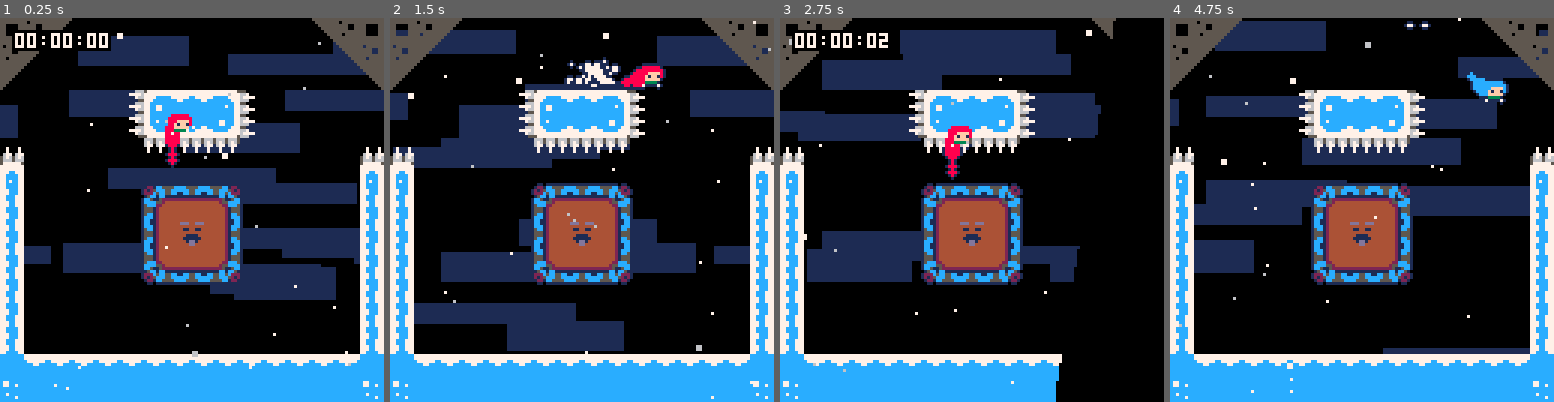
Above: before the commit, frames 1-4 (left to right).
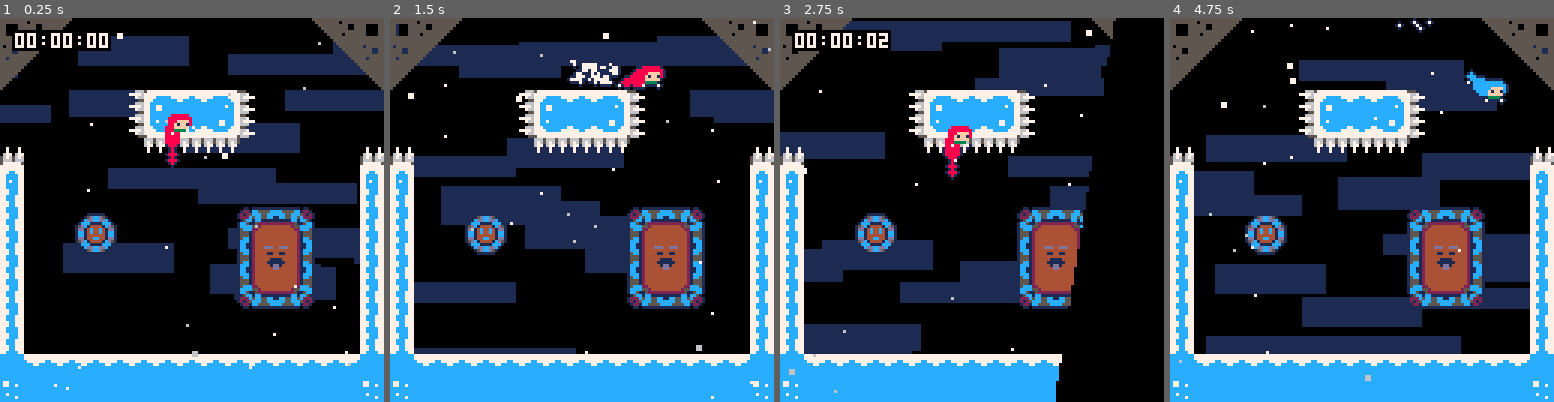
Above: after the commit, the same moments.

Repository: CelesteClassic/newleste.p8
Game: PICO-8 cartridge reflection.p8
Same seed, same stepped clock (60 frames per second), same inputs: the game is played once before the commit and once after it.
Inputs:
- Up to frame 1 (0.25 s): no input
- Up to frame 2 (1.5 s): tap X (X key) at 0.33, 1.07 s; tap O (Z key) at 0.7 s
- Up to frame 3 (2.75 s): hold Right 1.6-2.1 s; tap O (Z key) at 1.7, 2.1, 2.5 s; tap X (X key) at 1.85 s; hold Up 2.15-2.42 s; hold Right from 2.47 s (still down)
- Up to frame 4 (4.75 s): tap O (Z key) every 0.4 s from 2.9 to 4.5 s; tap X (X key) at 2.97, 4.08 s; release Right at 3.03 s; hold Left 3.08-3.58 s; hold Down 3.63-3.97 s; hold Right 4.02-4.68 s; hold Up from 4.73 s (still down)

The runs differ from the first frame. In frame 1, 13% of the frame differs, in the area x 0-83%, y 8-76%; in frame 2, 32%; in frame 3, 31%; in frame 4, 40%, in the area x 0-99%, y 0-98%.

Commit message:
ported bumpers from old cart, with a few small tweaks

Diff:
--- a/reflection.p8
+++ b/reflection.p8
@@ -761,6 +761,52 @@
 
 }
 
+bumper={
+  init=function(this)
+    this.hitbox=rectangle(1,1,14,14)
+    this.hittimer=0
+    this.outline=false
+  end,
+  update=function(this)
+    if this.hittimer>0 then
+      this.hittimer-=1
+      if this.hittimer==0 then
+        this.init_smoke(4,4)
+      end
+    else
+      local hit=this.player_here()
+      if hit then
+        hit.init_smoke()
+        local dx,dy=this.x+8-(hit.x+4),this.y+8-(hit.y+4)
+        local angle=atan2(dx,dy)
+        hit.spd = abs(dx) > abs(dy) and vector(sign(dx)*-2.8,-2) or --  -3.5*(cos(0.9),sin(0.9))
+                 vector(-3*cos(angle),-3*sin(angle))
+        hit.dash_time,hit.djump=-1,max_djump
+        this.hittimer=20
+      end
+    end
+  end,
+  draw=function(this)
+    local x,y=this.x+8,this.y+8
+		if this.hittimer>0 then
+			pal(12, 1)
+			pal(4, 2)
+			if this.hittimer > 17 then
+				circ(x, y, 26-this.hittimer, 7)
+				circfill(x, y, 25-this.hittimer, 1)
+				if this.hittimer > 19 then
+					rectfill(x-4, y-9, x+4, y+9, 7)
+					rectfill(x-9, y-4, x+9, y+4, 7)
+				end
+			end
+		end
+		spr(68, this.x, this.y, 2, 2)
+		pal()
+		if this.hittimer == 1 then
+			circfill(x, y, 4, 6)
+		end
+  end
+}
 
 psfx=function(num)
   if sfx_timer<=0 then
@@ -778,8 +824,10 @@
   [12]=fly_fruit,
   [15]=refill,
   [23]=fall_floor,
-  [64]=kevin
+  [64]=kevin,
+  [68]=bumper
 }
+
 
 -- [object functions]
 
@@ -1369,20 +1417,20 @@
 777cc777777777777777777777777777777777777777777777777777777cc777ccccc7cc55555550055555555555555555555555000000000000000000000000
 77cccc7757777777777777777777777557777777777777777777777557777775cccccccc55555555555555555555555555555555000000000000000000000000
 0220cc5555cccc55ddd00dddddd00ddd000000000000000000000000000000000000000000000000000000000000000000000000000000000000000000000000
-2125ccc55cccccc50000000000000000000000000000000000000000000000000000000000000000000000000000000000000000000000000000000000000000
-222c5cc55cc11cc5011001100cc00cc0000000000000000000000000000000000000000000000000000000000000000000000000000000000000000000000000
-05cc1cc111111111000000000cc00cc0000000000000000000000000000000000000000000000000000000000000000000000000000000000000000000000000
-cc511522222222220011110000111100000000000000000000000000000000000000000000000000000000000000000000000000000000000000000000000000
-cccc5524444444440111111001d11d10000000000000000000000000000000000000000000000000000000000000000000000000000000000000000000000000
-5ccc224444444444001dd10001d11d10000000000000000000000000000000000000000000000000000000000000000000000000000000000000000000000000
-5551244444444444000dd00000111100000000000000000000000000000000000000000000000000000000000000000000000000000000000000000000000000
-55512444000000000000000000000000000000000000000000000000000000000000000000000000000000000000000000000000000000000000000000000000
-5cc12444000000000000000000000000000000000000000000000000000000000000000000000000000000000000000000000000000000000000000000000000
-ccc12444000000000000000000000000000000000000000000000000000000000000000000000000000000000000000000000000000000000000000000000000
-cc112444000000000000000000000000000000000000000000000000000000000000000000000000000000000000000000000000000000000000000000000000
-cc112444000000000000000000000000000000000000000000000000000000000000000000000000000000000000000000000000000000000000000000000000
-ccc12444000000000000000000000000000000000000000000000000000000000000000000000000000000000000000000000000000000000000000000000000
-5cc12444000000000000000000000000000000000000000000000000000000000000000000000000000000000000000000000000000000000000000000000000
+2125ccc55cccccc50000000000000000000001111110000000000000000000000000000000000000000000000000000000000000000000000000000000000000
+222c5cc55cc11cc5011001100cc00cc0000015dccd51000000000000000000000000000000000000000000000000000000000000000000000000000000000000
+05cc1cc111111111000000000cc00cc00001cddccddc100000000000000000000000000000000000000000000000000000000000000000000000000000000000
+cc511522222222220011110000111100001ccc1111ccc10000000000000000000000000000000000000000000000000000000000000000000000000000000000
+cccc5524444444440111111001d11d10015dc144441cd51000000000000000000000000000000000000000000000000000000000000000000000000000000000
+5ccc224444444444001dd10001d11d1001dd14c44c41dd1000000000000000000000000000000000000000000000000000000000000000000000000000000000
+5551244444444444000dd0000011110001cc14c44c41cc1000000000000000000000000000000000000000000000000000000000000000000000000000000000
+5551244400000000000000000000000001cc14444441cc1000000000000000000000000000000000000000000000000000000000000000000000000000000000
+5cc1244400000000000000000000000001dd144cc441dd1000000000000000000000000000000000000000000000000000000000000000000000000000000000
+ccc12444000000000000000000000000015dc144441cd51000000000000000000000000000000000000000000000000000000000000000000000000000000000
+cc112444000000000000000000000000001ccc1111ccc10000000000000000000000000000000000000000000000000000000000000000000000000000000000
+cc1124440000000000000000000000000001cddccddc100000000000000000000000000000000000000000000000000000000000000000000000000000000000
+ccc12444000000000000000000000000000015dccd51000000000000000000000000000000000000000000000000000000000000000000000000000000000000
+5cc12444000000000000000000000000000001111110000000000000000000000000000000000000000000000000000000000000000000000000000000000000
 55512444000000000000000000000000000000000000000000000000000000000000000000000000000000000000000000000000000000000000000000000000
 
 
@@ -1525,11 +1573,11 @@
 0000000000133132323312000000000000000000000000000000000000000000000000000000000000000000000000000000000000000000000000000000000000000000000000000000000000000000000000000000000000000000000000000000000000000000000000000000000000000000000000000000000000000000
 1000000000001111111100000000001000000000000000000000000000000000000000000000000000000000000000000000000000000000000000000000000000000000000000000000000000000000000000000000000000000000000000000000000000000000000000000000000000000000000000000000000000000000
 2700000000000000000000000000002700000000000000000000000000000000000000000000000000000000000000000000000000000000000000000000000000000000000000000000000000000000000000000000000000000000000000000000000000000000000000000000000000000000000000000000000000000000
-3000000000004041414100000000003000000000000000000000000000000000000000000000000000000000000000000000000000000000000000000000000000000000000000000000000000000000000000000000000000000000000000000000000000000000000000000000000000000000000000000000000000000000
-3000000000005000000000000000003000000000000000000000000000000000000000000000000000000000000000000000000000000000000000000000000000000000000000000000000000000000000000000000000000000000000000000000000000000000000000000000000000000000000000000000000000000000
-3000000000005000000000000000003000000000000000000000000000000000000000000000000000000000000000000000000000000000000000000000000000000000000000000000000000000000000000000000000000000000000000000000000000000000000000000000000000000000000000000000000000000000
-30000000000050000000000000000030000000000a0000000000000000000000000000000000000000000000000000000000000000000000000000000000000000000000000000000000000000000000000000000000000000000000000000000000000000000000000000000000000000000000000000000000000000000000
 3000000000000000000000000000003000000000000000000000000000000000000000000000000000000000000000000000000000000000000000000000000000000000000000000000000000000000000000000000000000000000000000000000000000000000000000000000000000000000000000000000000000000000
+3000004400000000000040414100003000000000000000000000000000000000000000000000000000000000000000000000000000000000000000000000000000000000000000000000000000000000000000000000000000000000000000000000000000000000000000000000000000000000000000000000000000000000
+3000000000000000000050000000003000000000000000000000000000000000000000000000000000000000000000000000000000000000000000000000000000000000000000000000000000000000000000000000000000000000000000000000000000000000000000000000000000000000000000000000000000000000
+30000000000000000000500000000030000000000a0000000000000000000000000000000000000000000000000000000000000000000000000000000000000000000000000000000000000000000000000000000000000000000000000000000000000000000000000000000000000000000000000000000000000000000000
+3000000000000000000050000000003000000000000000000000000000000000000000000000000000000000000000000000000000000000000000000000000000000000000000000000000000000000000000000000000000000000000000000000000000000000000000000000000000000000000000000000000000000000
 3000000000000000000000000000003000000000000000000000000000000000000000000000000000000000000000000000000000000000000000000000000000000000000000000000000000000000000000000000000000000000000000000000000000000000000000000000000000000000000000000000000000000000
 3000000000000000000000000000003001000000000000000000000000000000000000000000000000000000000000000000000000000000000000000000000000000000000000000000000000000000000000000000000000000000000000000000000000000000000000000000000000000000000000000000000000000000
 2522222222222222222222222222222523000000000000000000000000000000000000000000000000000000000000000000000000000000000000000000000000000000000000000000000000000000000000000000000000000000000000000000000000000000000000000000000000000000000000000000000000000000
